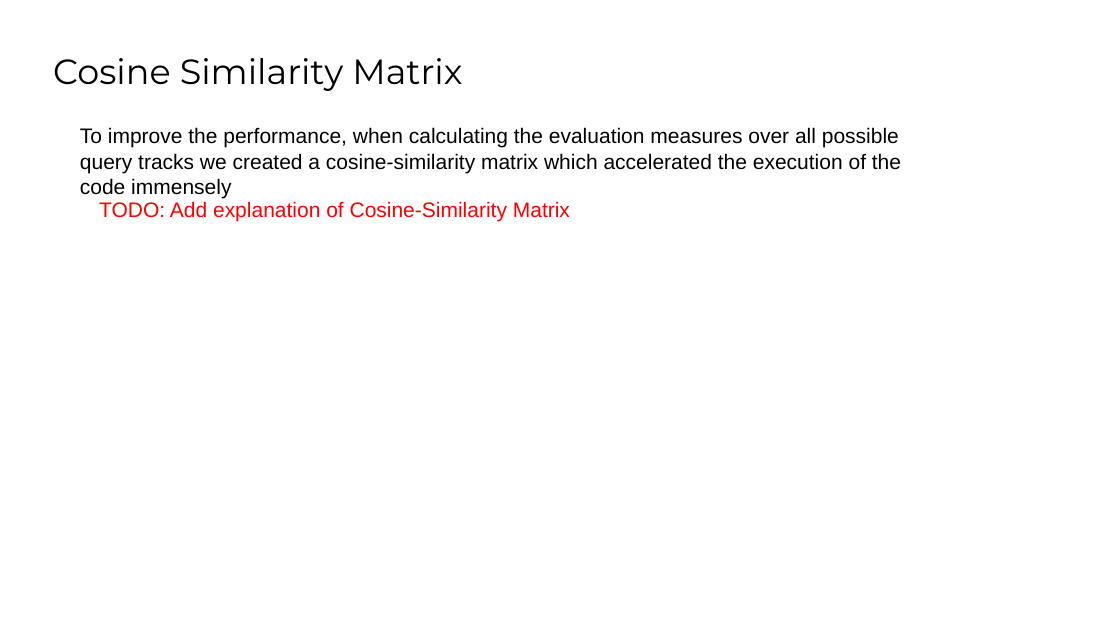
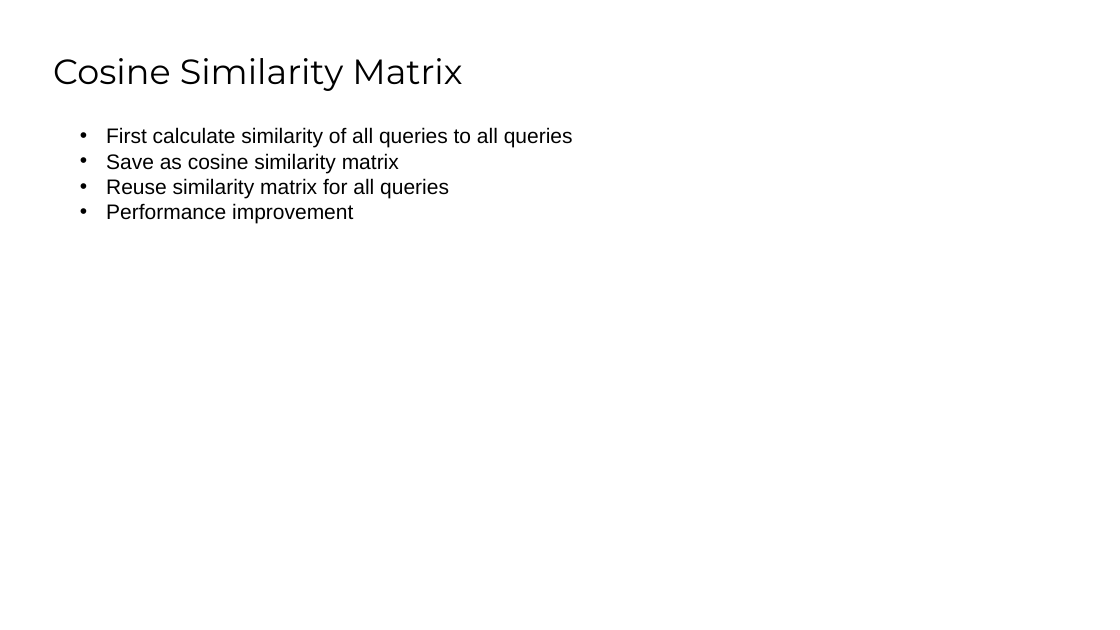
Before and after one commit to SaraCoolman/MMSR, a slide deck: slide 6 of project_3_team_E/Final Presentation.pptx. Drawn at 1120x630 pixels with LibreOffice and Linux fonts; fonts in the diff are those of the drawing; background and template pictures are left out. Boxes give left, top, right and bottom in pixels: in the first picture for what was removed or moved away, otherwise in the second. Text is boxed around its words. In the diff, an @@ line names an element or a change of style, - is before the commit and + after.

```diff
--- a/project_3_team_E/Final Presentation.pptx
+++ b/project_3_team_E/Final Presentation.pptx
@@ text at (x1=106, y1=127, x2=573, y2=223): text changed @@
-To improve the performance, when calculating the evaluation measures over all possible query tracks we created a cosine-similarity matrix which accelerated the execution of the code immensely
+• First calculate similarity of all queries to all queries
+• Save as cosine similarity matrix
+• Reuse similarity matrix for all queries
+• Performance improvement
@@ text removed at (x1=99, y1=201, x2=570, y2=222) @@
-TODO: Add explanation of Cosine-Similarity Matrix
```
Also in this commit, not shown: 12 other slides changed, 1 slide added, 1 slide removed, 1 other file.
